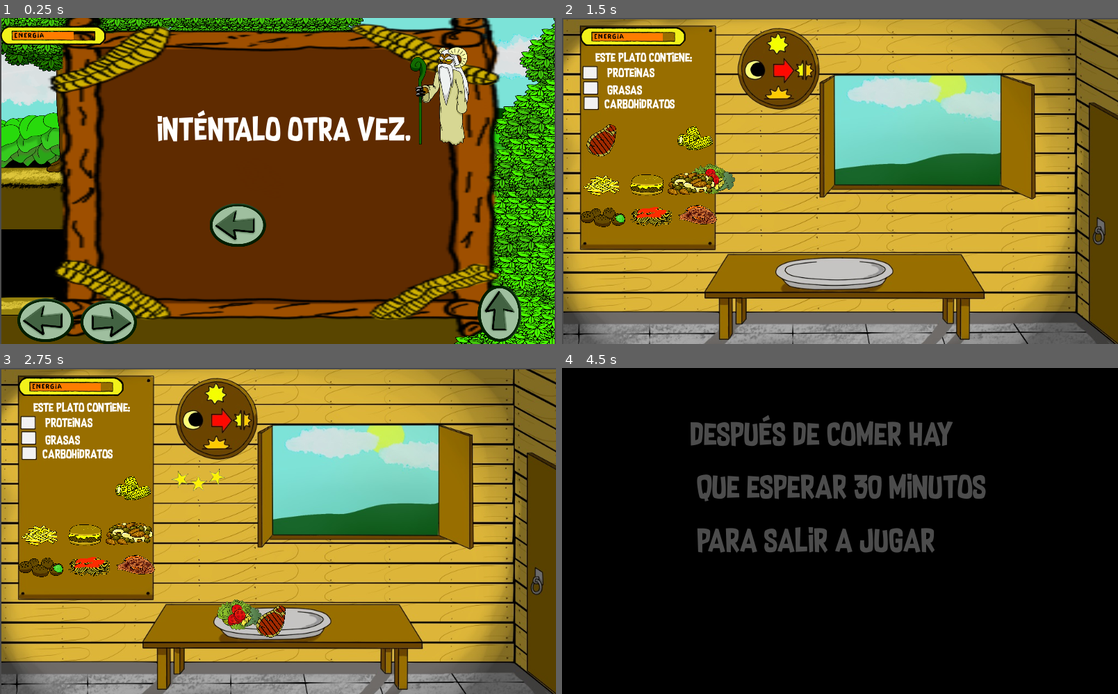
Above: before the commit, frames 1-4 (two rows, left to right).
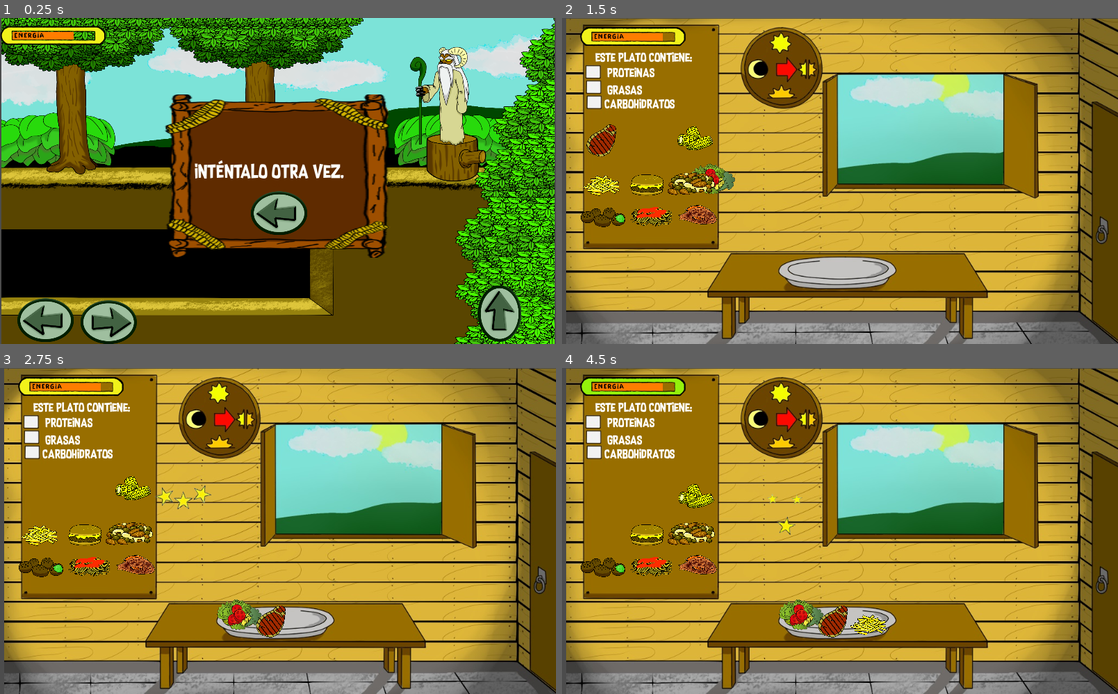
Above: after the commit, the same moments.

Repository: joelyo1996/nutriciber
Game: Godot game, scene res://Escenas/Mapa15/Mapa15.tscn
Two runs of this game, one before a commit and one after it. Both use one fixed random seed, a clock stepped at 60 frames per second and the inputs below. This scene is started directly instead of the project's main scene.
Inputs (mouse positions are in pixels of both pictures, inside the frame that each line leads up to; where the layout moved, square brackets give the same spot in the first picture):
- Up to frame 1 (0.25 s): no input
- Up to frame 2 (1.5 s): click (878, 246) [834, 259] at 0.5 s; tap Enter at 1.25 s; drag from (650, 135) to (840, 272) at 1.27 s
- Up to frame 3 (2.75 s): drag from (38, 491) to (278, 622) at 2.02 s
- Up to frame 4 (4.5 s): move the mouse to (695, 488) at 2.77 s; press the mouse at (695, 488) at 2.78 s; hold Left (ui_left) 2.78-3.5 s; release the mouse at (695, 488) at 3.5 s; drag from (600, 534) to (840, 622) at 3.52 s; click (1056, 641) at 4.27 s

The runs differ from the first frame. In frame 1, 58% of the frame differs, in the area x 8-90%, y 0-98%; in frame 2, 20%; in frame 3, 20%; in frame 4, 97%, in the area x 0-100%, y 0-100%.

Commit message:
detalles
lo ulyimo

Diff:
--- a/Escenas/AlimentandoPersonaje/AlimentandoPersonaje.gd
+++ b/Escenas/AlimentandoPersonaje/AlimentandoPersonaje.gd
@@ -13,14 +13,21 @@
 
 func _physics_process(delta):
 	if Global.estrella == true:
-		$Estrellas.visible = true
+		$Estrella.visible = true
 		$AnimationPlayer.play("estrella")
 		yield(get_tree().create_timer(2),"timeout")
-		$Estrellas.visible = false
+		$Estrella.visible = false
 		Global.estrella = false
+	if Global.estrellaMedia == true:
+		$EstrellasMedia.visible = true
+		$AnimationPlayer.play("estrellaMedia")
+		yield(get_tree().create_timer(2),"timeout")
+		$EstrellasMedia.visible = false
+		Global.estrellaMedia = false
 	if Global.pos4 == true:
 		if Global.Energia < 6000:
-			$Aleta.visible = false
+			$Cartel.visible = true
+			$Aleta.visible = true
 			$Reiniciar.visible = true
 			$Reiniciar.disabled = false
 			$Avanzar.visible = false
@@ -52,11 +59,13 @@
 	Global.is_inside2 = true
 	Global.is_inside3 = true
 	Global.posicion_personaje = Vector2(100,100)
+	Global.espera = 2
 	get_tree().change_scene("res://Escenas/UI/Espera.tscn")
 	pass
 
 
 func _on_Reiniciar_pressed():
+	$Cartel.visible = false
 	Global.Energia = 0
 	$Vegetales.position = Vector2(161.872,216.571)
 	$CarneRoja.position = Vector2(71.459,221.675)
--- a/Escenas/AlimentandoPersonaje/AlimentandoPersonaje.tscn
+++ b/Escenas/AlimentandoPersonaje/AlimentandoPersonaje.tscn
@@ -23,9 +23,14 @@
 [ext_resource path="res://Asset/UI/Fuente.ttf" type="DynamicFontData" id=21]
 [ext_resource path="res://Asset/UI/texto1.ttf" type="DynamicFontData" id=22]
 [ext_resource path="res://Asset/UI/tilde_verde.png" type="Texture" id=23]
-[ext_resource path="res://Asset/UI/boton_izq.png" type="Texture" id=24]
-[ext_resource path="res://Asset/menu/musica_menu.ogg" type="AudioStream" id=25]
-[ext_resource path="res://Asset/AlimentandoPersonaje/estrellas.png" type="Texture" id=26]
+[ext_resource path="res://Asset/Mapa15/marcotrans.png" type="Texture" id=24]
+[ext_resource path="res://Asset/UI/boton_izq.png" type="Texture" id=25]
+[ext_resource path="res://Asset/menu/musica_menu.ogg" type="AudioStream" id=26]
+[ext_resource path="res://Asset/AlimentandoPersonaje/estrella1.png" type="Texture" id=27]
+[ext_resource path="res://Asset/AlimentandoPersonaje/estrella2.png" type="Texture" id=28]
+[ext_resource path="res://Asset/AlimentandoPersonaje/comida1.ogg" type="AudioStream" id=29]
+[ext_resource path="res://Asset/AlimentandoPersonaje/comida2.ogg" type="AudioStream" id=30]
+[ext_resource path="res://Asset/AlimentandoPersonaje/comida3.ogg" type="AudioStream" id=31]
 
 [sub_resource type="RectangleShape2D" id=1]
 extents = Vector2( 59.6191, 15.0973 )
@@ -88,33 +93,80 @@
 resource_name = "estrella"
 length = 2.0
 tracks/0/type = "value"
-tracks/0/path = NodePath("Estrellas:frame")
+tracks/0/path = NodePath("Estrella:frame")
 tracks/0/interp = 1
 tracks/0/loop_wrap = true
 tracks/0/imported = false
 tracks/0/enabled = true
 tracks/0/keys = {
-"times": PoolRealArray( 0, 0.2, 0.4, 0.9, 1.2, 1.6 ),
-"transitions": PoolRealArray( 1, 1, 1, 1, 1, 1 ),
+"times": PoolRealArray( 0, 0.1, 0.3, 0.5, 0.7, 0.9, 1.1, 1.4, 1.6, 1.9 ),
+"transitions": PoolRealArray( 1, 1, 1, 1, 1, 1, 1, 1, 1, 1 ),
 "update": 1,
-"values": [ 0, 1, 2, 3, 4, 5 ]
+"values": [ 0, 1, 2, 3, 4, 5, 6, 7, 8, 9 ]
 }
 tracks/1/type = "value"
-tracks/1/path = NodePath("Estrellas:position")
+tracks/1/path = NodePath("Estrella:position")
 tracks/1/interp = 1
 tracks/1/loop_wrap = true
 tracks/1/imported = false
 tracks/1/enabled = true
 tracks/1/keys = {
-"times": PoolRealArray( 0, 1.9 ),
+"times": PoolRealArray( 0, 2 ),
 "transitions": PoolRealArray( 1, 1 ),
 "update": 0,
-"values": [ Vector2( 521.382, 401.799 ), Vector2( 215.249, 28.6999 ) ]
-}
-
-[sub_resource type="DynamicFont" id=18]
-size = 20
-font_data = ExtResource( 21 )
+"values": [ Vector2( 513.716, 392.842 ), Vector2( 170.519, 77.705 ) ]
+}
+tracks/2/type = "value"
+tracks/2/path = NodePath("Comida3:playing")
+tracks/2/interp = 1
+tracks/2/loop_wrap = true
+tracks/2/imported = false
+tracks/2/enabled = true
+tracks/2/keys = {
+"times": PoolRealArray( 0.0291056, 1.5 ),
+"transitions": PoolRealArray( 1, 1 ),
+"update": 1,
+"values": [ true, false ]
+}
+
+[sub_resource type="Animation" id=18]
+length = 2.4
+tracks/0/type = "value"
+tracks/0/path = NodePath("EstrellasMedia:frame")
+tracks/0/interp = 1
+tracks/0/loop_wrap = true
+tracks/0/imported = false
+tracks/0/enabled = true
+tracks/0/keys = {
+"times": PoolRealArray( 0, 0.2, 0.4, 0.6, 0.8, 1, 1.2, 1.4, 1.6, 1.8, 2.2 ),
+"transitions": PoolRealArray( 1, 1, 1, 1, 1, 1, 1, 1, 1, 1, 1 ),
+"update": 0,
+"values": [ 0, 1, 2, 3, 4, 5, 6, 7, 8, 9, 9 ]
+}
+tracks/1/type = "value"
+tracks/1/path = NodePath("EstrellasMedia:position")
+tracks/1/interp = 1
+tracks/1/loop_wrap = true
+tracks/1/imported = false
+tracks/1/enabled = true
+tracks/1/keys = {
+"times": PoolRealArray( 0, 2.2 ),
+"transitions": PoolRealArray( 1, 1 ),
+"update": 0,
+"values": [ Vector2( 521.382, 401.799 ), Vector2( 194.622, 84.2336 ) ]
+}
+tracks/2/type = "value"
+tracks/2/path = NodePath("Comida2:playing")
+tracks/2/interp = 1
+tracks/2/loop_wrap = true
+tracks/2/imported = false
+tracks/2/enabled = true
+tracks/2/keys = {
+"times": PoolRealArray( 0, 1.6 ),
+"transitions": PoolRealArray( 1, 1 ),
+"update": 1,
+"values": [ true, false ]
+}
 
 [sub_resource type="DynamicFont" id=19]
 size = 20
@@ -122,14 +174,18 @@
 
 [sub_resource type="DynamicFont" id=20]
 size = 20
-font_data = ExtResource( 22 )
+font_data = ExtResource( 21 )
 
 [sub_resource type="DynamicFont" id=21]
 size = 20
 font_data = ExtResource( 22 )
 
 [sub_resource type="DynamicFont" id=22]
-size = 30
+size = 20
+font_data = ExtResource( 22 )
+
+[sub_resource type="DynamicFont" id=23]
+size = 25
 outline_color = Color( 1, 0, 0, 1 )
 font_data = ExtResource( 21 )
 
@@ -138,7 +194,7 @@
 script = ExtResource( 1 )
 
 [node name="Fondo" type="Sprite" parent="."]
-position = Vector2( 512.144, 302.476 )
+position = Vector2( 517.696, 300.806 )
 scale = Vector2( 0.99857, 0.999563 )
 texture = ExtResource( 2 )
 
@@ -376,6 +432,7 @@
 script = ExtResource( 16 )
 energia = 2100
 tipo = 2
+estrellaMedia = true
 
 [node name="Area2D" type="Area2D" parent="Pescado"]
 
@@ -447,6 +504,7 @@
 [node name="AnimationPlayer" type="AnimationPlayer" parent="."]
 anims/boton = SubResource( 16 )
 anims/estrella = SubResource( 17 )
+anims/estrellaMedia = SubResource( 18 )
 
 [node name="BarraEnergia" parent="." instance=ExtResource( 20 )]
 margin_left = 54.0135
@@ -501,15 +559,24 @@
 scale = Vector2( 0.1, 0.1 )
 texture = ExtResource( 23 )
 
+[node name="Cartel" type="Sprite" parent="."]
+visible = false
+position = Vector2( 528.5, 296.344 )
+scale = Vector2( 2.2, 0.9 )
+texture = ExtResource( 24 )
+
 [node name="Aleta" type="Label" parent="."]
 visible = false
-modulate = Color( 1, 0, 0, 1 )
-margin_left = 307.874
-margin_top = 362.289
-margin_right = 803.874
-margin_bottom = 389.289
-custom_fonts/font = SubResource( 22 )
-text = "No creo que sea suficiente alimento"
+margin_left = 393.97
+margin_top = 236.128
+margin_right = 943.97
+margin_bottom = 363.128
+custom_fonts/font = SubResource( 23 )
+text = "No creo que sea una
+
+ buena combinacion.
+
+Mejor intento otra cosa"
 
 [node name="Reiniciar" type="TextureButton" parent="."]
 visible = false
@@ -520,18 +587,37 @@
 rect_rotation = -0.265763
 rect_scale = Vector2( 0.5, 0.5 )
 disabled = true
-texture_normal = ExtResource( 24 )
+texture_normal = ExtResource( 25 )
 
 [node name="ReproductorMusica" type="AudioStreamPlayer" parent="."]
-stream = ExtResource( 25 )
+stream = ExtResource( 26 )
 volume_db = -19.184
 
-[node name="Estrellas" type="Sprite" parent="."]
+[node name="EstrellasMedia" type="Sprite" parent="."]
 visible = false
-position = Vector2( 215.249, 28.6999 )
-texture = ExtResource( 26 )
-hframes = 6
-frame = 5
+position = Vector2( 194.622, 84.2336 )
+texture = ExtResource( 27 )
+vframes = 3
+hframes = 9
+frame = 9
+
+[node name="Estrella" type="Sprite" parent="."]
+visible = false
+position = Vector2( 239.158, 140.732 )
+texture = ExtResource( 28 )
+vframes = 2
+hframes = 5
+frame = 8
+
+[node name="Comida1" type="AudioStreamPlayer" parent="."]
+stream = ExtResource( 29 )
+
+[node name="Comida2" type="AudioStreamPlayer2D" parent="."]
+pause_mode = 1
+stream = ExtResource( 30 )
+
+[node name="Comida3" type="AudioStreamPlayer2D" parent="."]
+stream = ExtResource( 31 )
 [connection signal="input_event" from="Vegetales/Area2D" to="Vegetales" method="_on_Area2D_input_event"]
 [connection signal="area_entered" from="Vegetales/Area_pocicion" to="Vegetales" method="_on_Area_pocicion_area_entered"]
 [connection signal="input_event" from="CarneRoja/Area2D" to="CarneRoja" method="_on_Area2D_input_event"]
--- a/Escenas/AlimentandoPersonaje/Carne.gd
+++ b/Escenas/AlimentandoPersonaje/Carne.gd
@@ -25,6 +25,7 @@
 	if area.name == "1":
 		Global.tipo = 1
 		Global.Energia = Global.Energia + 2000
+		Global.estrellaMedia = true
 		fin = false
 		is_inside = false
 		Global.pos1 = true
--- a/Escenas/AlimentandoPersonaje/Frutilla.gd
+++ b/Escenas/AlimentandoPersonaje/Frutilla.gd
@@ -25,6 +25,7 @@
 	if area.name == "1":
 		Global.tipo = 3
 		Global.Energia = Global.Energia + 1900
+		Global.estrellaMedia = true
 		fin = false
 		is_inside = false
 		Global.pos1 = true
--- a/Escenas/AlimentandoPersonaje/Leche.gd
+++ b/Escenas/AlimentandoPersonaje/Leche.gd
@@ -8,6 +8,7 @@
 export var  energia = 0
 export var tipo = 0
 export var estrella = false
+export var estrellaMedia = false
 
 func _process(delta):
 	if a == true :
@@ -28,6 +29,8 @@
 	if area.name == "1":
 		if estrella == true:
 			Global.estrella = true
+		if estrellaMedia == true:
+			Global.estrellaMedia = true
 		Global.tipo = tipo
 		Global.Energia = Global.Energia + energia
 		fin = false
--- a/Escenas/ElegirPersonaje/ElegirPersonaje.gd
+++ b/Escenas/ElegirPersonaje/ElegirPersonaje.gd
@@ -17,5 +17,6 @@
 	Global.is_inside1 = true
 	Global.is_inside2 = true
 	Global.is_inside3 = true
-	get_tree().change_scene("res://Escenas/AlimentandoPersonaje/AlimentandoPersonaje.tscn")
+	Global.espera = 1
+	get_tree().change_scene("res://Escenas/UI/Espera.tscn")
 	pass
--- a/Escenas/Frutilla/Frutilla.gd
+++ b/Escenas/Frutilla/Frutilla.gd
@@ -2,6 +2,7 @@
 
 func _on_AreaFrutilla_area_entered(area):
 	if area.name == "AreaPersonaje":
+		$AudioStreamPlayer.play()
 		$AnimationPlayer.play("estrella")
 		Global.agua = true
 		yield(get_tree().create_timer(2),"timeout")
--- a/Escenas/Frutilla/Frutilla.tscn
+++ b/Escenas/Frutilla/Frutilla.tscn
@@ -2,7 +2,7 @@
 
 [ext_resource path="res://Escenas/Frutilla/Frutilla.gd" type="Script" id=1]
 [ext_resource path="res://Asset/AlimentandoPersonaje/agua.png" type="Texture" id=2]
-[ext_resource path="res://Asset/frutilla/comiendo.ogg" type="AudioStream" id=3]
+[ext_resource path="res://Asset/Mapa11/botella1.ogg" type="AudioStream" id=3]
 [ext_resource path="res://Asset/UI/remplaz_fruta.png" type="Texture" id=4]
 
 [sub_resource type="CapsuleShape2D" id=1]
@@ -52,6 +52,7 @@
 
 [node name="AudioStreamPlayer" type="AudioStreamPlayer" parent="."]
 stream = ExtResource( 3 )
+volume_db = 5.049
 
 [node name="Estrella" type="Sprite" parent="."]
 visible = false
--- a/Escenas/Mapa11/BarraEnergia.gd
+++ b/Escenas/Mapa11/BarraEnergia.gd
@@ -6,8 +6,12 @@
 	if Global.estrella == true:
 		yield(get_tree().create_timer(2),"timeout")
 		$AnimacionBarra.play("titilar")
+	if Global.estrellaMedia == true:
+		yield(get_tree().create_timer(2),"timeout")
+		$AnimacionBarra.play("titilar")
 	if Global.agua == true:
 		$AnimacionBarra.play("titilar")
+		Global.agua = false
 	value = Global.Energia
 	if Global.Energia > 3999 && barra1 == true:
 		$AnimacionBarra.play("BarraVerde")
--- a/Escenas/Mapa15/Mapa15.gd
+++ b/Escenas/Mapa15/Mapa15.gd
@@ -26,6 +26,14 @@
 		Global.Energia = 0
 		$texto.visible = true
 		$Globo.visible = true
+		$texto.text = "Acercate, Te \n estaba esperando"
+		yield(get_tree().create_timer(2),"timeout")
+		$texto.text = "Hace años se ha \n roto la armonía entre humanos y \n habitantes del bosque"
+		yield(get_tree().create_timer(2),"timeout")
+		$texto.text = "Necesitó de tu ayuda para \n restaurar el equilibrio"
+		yield(get_tree().create_timer(2),"timeout")
+		$texto.text = "Me ayudarías?"
+
 		$AnimationPlayer.play("final")
 	pass # Replace with function body.
 
--- a/Escenas/Mapa15/Mapa15.tscn
+++ b/Escenas/Mapa15/Mapa15.tscn
@@ -24,7 +24,7 @@
 extents = Vector2( 5.67993, 348.363 )
 
 [sub_resource type="DynamicFont" id=4]
-size = 20
+size = 15
 font_data = ExtResource( 12 )
 
 [sub_resource type="DynamicFont" id=5]
@@ -187,44 +187,44 @@
 shape = SubResource( 3 )
 
 [node name="Globo" type="Sprite" parent="."]
-position = Vector2( 662.178, 54.0028 )
-scale = Vector2( 0.2, 0.2 )
+position = Vector2( 655.146, 75.0998 )
+scale = Vector2( 0.3, 0.3 )
 texture = ExtResource( 10 )
 
 [node name="Cartel" type="Sprite" parent="."]
 visible = false
-position = Vector2( 528.016, 247.091 )
-rotation = 1.56542
-scale = Vector2( 1.60141, 1.75515 )
+position = Vector2( 517.416, 282.867 )
+rotation = -0.000374911
+scale = Vector2( 2.2, 0.9 )
 texture = ExtResource( 11 )
 
 [node name="texto" type="Label" parent="."]
 modulate = Color( 0.027451, 0.12549, 0.94902, 1 )
-margin_left = 568.228
-margin_top = 24.858
-margin_right = 1155.23
-margin_bottom = 63.858
+margin_left = 521.065
+margin_top = 31.0096
+margin_right = 1108.07
+margin_bottom = 70.0096
 custom_fonts/font = SubResource( 4 )
-text = "Acercate, Te
-estaba esperando"
 
 [node name="texto2" type="Label" parent="."]
 visible = false
-margin_left = 358.531
-margin_top = 151.585
-margin_right = 898.531
-margin_bottom = 235.585
+margin_left = 388.141
+margin_top = 196.22
+margin_right = 928.141
+margin_bottom = 338.22
 custom_fonts/font = SubResource( 5 )
-text = "Gracias por jugar el Alpha
-
-             de TERRANA!!!!!"
+text = "Gracias por jugar
+
+            el Alpha
+
+        de TERRANA!!!!!"
 
 [node name="Menu" type="TextureButton" parent="."]
 visible = false
-margin_left = 455.763
-margin_top = 237.288
-margin_right = 663.763
-margin_bottom = 398.288
+margin_left = 424.302
+margin_top = 357.578
+margin_right = 632.302
+margin_bottom = 518.578
 rect_scale = Vector2( 0.8, 0.8 )
 texture_normal = ExtResource( 6 )
 
--- a/Escenas/UI/Espera.gd
+++ b/Escenas/UI/Espera.gd
@@ -1,6 +1,19 @@
 extends Node2D
+
+var texto1 = "Después de comer hay \n que esperar 30 minutos \n para salir a jugar"
+var texto2 = "Lxs habitantes de Terrana, saben muy bien que no \n  deben adentrarse en el bosque prohibido. \n Cuentan las antiguas historias que en \n él habita un temible brujo con cuernos curvos y ojos amarillos. \n Nuestrx protagonista no teme a viejos cuentos y \n tras un buen almuerzo saldrá a explorar el sombrío bosque."
+func _ready():
+	if Global.espera == 1:
+		$Label.text = texto2
+	if Global.espera == 2:
+		$Label.text = texto1
+func _on_Timer_timeout():
+	if Global.espera == 2:
+		get_tree().change_scene("res://Escenas/Mapa11/Mapa11.tscn")
 
 
 
-func _on_Timer_timeout():
-	get_tree().change_scene("res://Escenas/Mapa11/Mapa11.tscn")
+func _on_Timer2_timeout():
+	if Global.espera == 1:
+		get_tree().change_scene("res://Escenas/AlimentandoPersonaje/AlimentandoPersonaje.tscn")
+	pass
--- a/Escenas/UI/Espera.tscn
+++ b/Escenas/UI/Espera.tscn
@@ -1,10 +1,12 @@
-[gd_scene load_steps=5 format=2]
+[gd_scene load_steps=6 format=2]
 
 [ext_resource path="res://Escenas/UI/Espera.gd" type="Script" id=1]
 [ext_resource path="res://Asset/UI/Fuente.ttf" type="DynamicFontData" id=2]
+[ext_resource path="res://Asset/menu/title.png" type="Texture" id=3]
 
 [sub_resource type="DynamicFont" id=1]
-size = 50
+size = 30
+extra_spacing_bottom = 10
 font_data = ExtResource( 2 )
 
 [sub_resource type="Animation" id=2]
@@ -32,23 +34,26 @@
 color = Color( 0, 0, 0, 1 )
 
 [node name="Label" type="Label" parent="."]
-modulate = Color( 1, 1, 1, 0 )
-margin_left = 235.853
-margin_top = 103.352
-margin_right = 1156.85
-margin_bottom = 350.352
+margin_left = 102.695
+margin_top = 331.918
+margin_right = 1023.69
+margin_bottom = 578.918
 custom_fonts/font = SubResource( 1 )
-text = "Después de comer hay
-
- que esperar 30 minutos
-
- para salir a jugar"
 
 [node name="AnimationPlayer" type="AnimationPlayer" parent="."]
-autoplay = "transicion"
 anims/transicion = SubResource( 2 )
 
 [node name="Timer" type="Timer" parent="."]
 wait_time = 4.0
 autostart = true
+
+[node name="Timer2" type="Timer" parent="."]
+wait_time = 10.0
+autostart = true
+
+[node name="Terrana" type="Sprite" parent="."]
+position = Vector2( 548.557, 156.352 )
+scale = Vector2( 0.5, 0.5 )
+texture = ExtResource( 3 )
 [connection signal="timeout" from="Timer" to="." method="_on_Timer_timeout"]
+[connection signal="timeout" from="Timer2" to="." method="_on_Timer2_timeout"]
--- a/Escenas/UI/UI.tscn
+++ b/Escenas/UI/UI.tscn
@@ -7,7 +7,7 @@
 [ext_resource path="res://Asset/UI/dreaming.ogg" type="AudioStream" id=5]
 
 [sub_resource type="DynamicFont" id=1]
-size = 50
+size = 30
 font_data = ExtResource( 3 )
 
 [node name="UI" type="Node2D"]
@@ -16,24 +16,24 @@
 [node name="Cartel" type="Sprite" parent="."]
 visible = false
 position = Vector2( 515.302, 291.235 )
-scale = Vector2( 4.41501, 1.76071 )
+scale = Vector2( 2.2, 0.9 )
 texture = ExtResource( 2 )
 
 [node name="Reintentar" type="Label" parent="."]
 visible = false
-margin_left = 288.942
-margin_top = 187.061
-margin_right = 760.942
-margin_bottom = 234.061
+margin_left = 359.293
+margin_top = 271.103
+margin_right = 831.293
+margin_bottom = 318.103
 custom_fonts/font = SubResource( 1 )
 text = "inténtalo otra vez."
 
 [node name="BotonReintentar" type="TextureButton" parent="."]
 visible = false
-margin_left = 385.813
-margin_top = 340.718
-margin_right = 861.813
-margin_bottom = 754.718
+margin_left = 462.346
+margin_top = 319.193
+margin_right = 938.346
+margin_bottom = 733.193
 rect_scale = Vector2( 0.5, 0.5 )
 texture_normal = ExtResource( 4 )
 
--- a/Global.gd
+++ b/Global.gd
@@ -31,3 +31,5 @@
 var Cambio = 0
 var agua = false
 var estrella = false
+var estrellaMedia = false
+var espera = 0
Not shown, added: Asset/AlimentandoPersonaje/comida1.ogg.import
Not shown, added: Asset/AlimentandoPersonaje/comida2.ogg.import
Not shown, added: Asset/AlimentandoPersonaje/comida3.ogg.import
Binary file added: Asset/AlimentandoPersonaje/estrella1.png
Not shown, changed: Asset/AlimentandoPersonaje/estrella1.png.import
Binary file added: Asset/AlimentandoPersonaje/estrella2.png
Not shown, added: Asset/AlimentandoPersonaje/estrella2.png.import
Binary file removed: Asset/AlimentandoPersonaje/estrellas.png
Not shown, added: Asset/Mapa11/botella1.ogg.import
Not shown: 5 places in Escenas/AlimentandoPersonaje/AlimentandoPersonaje.tscn that only renumber resources
Not shown, added: Asset/AlimentandoPersonaje/comida1.ogg
Not shown, added: Asset/AlimentandoPersonaje/comida2.ogg
(and 2 more such lines)
